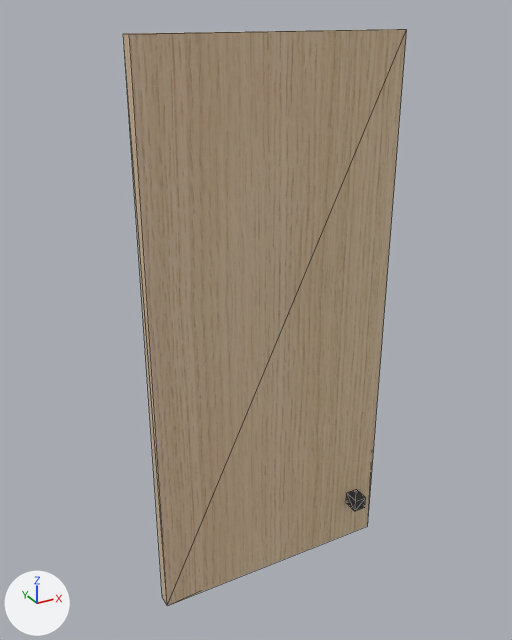
Two versions of the glTF model 2025-284-C01-Vitrineskap/sim/Benk_D_dor_venstre.glb, one commit apart.
Both versions are drawn from a camera (50 mm lens) standing at (2316.0, -1370.0, 903.0) and looking at (2752.0, -579.0, 508.0). Arrows for +X, +Y and +Z are at lower left; the lights stay in place. The older version comes first. Mesh edges are drawn as thin lines. Vertices at exactly the same position are counted once.

The first picture shows '2025-284 Vitrineskap'.
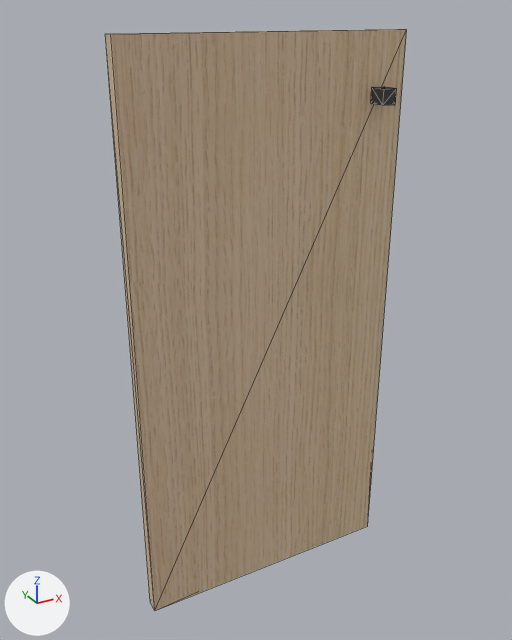
The newer file is also turned or shifted as a whole; pictures and numbers use the older file's frame.

Changed parts and their boxes (x1, y1, x2, y2) in the pictures (512 x 640 px; the box of a moved part takes in the faces that stretch with it):
'2025-284 Vitrineskap', reshaped (6% wider)
    before: (123, 29, 407, 606)
    after: (105, 29, 407, 611)
part 1 of me_mesh_0, moved or reshaped
    before: (346, 489, 365, 511)
    after: (371, 87, 397, 105)
part 2 of me_mesh_0, moved or reshaped
    before: (123, 29, 403, 606)
    after: (105, 29, 403, 611)

The change in detail:
me_mesh_0 is used by ob_2025_284_vitrineskap; location (0.0, 0.0, 0.0).
Before the commit, vertices of me_mesh_0: 0 (2588.0, -600.0, 82.0) at pixel (167, 605), 1 (2588.0, -581.0, 82.0) at pixel (162, 597), 2 (2588.0, -581.0, 878.0) at pixel (123, 33), 3 (2588.0, -600.0, 878.0) at pixel (129, 34).
me_mesh_0 had 24 vertices, 36 faces and spanned x 2588.0..2961.0, y -625.0..-575.0, z 82.0..878.0.
me_mesh_0 now has 24 vertices, 36 faces and spans x 2568.0..2961.0, y -625.0..-575.0, z 82.0..878.0.
me_mesh_0 part 1: the loose piece of 8 vertices spanning x 2911.0..2931.0, y -625.0..-600.0, z 150.0..170.0 is moved by (0.0, 0.0, 640.0).
Part 2, on me_mesh_0:
Vertices 0 to 3 of me_mesh_0 move by (-20.0, 0.0, 0.0).
